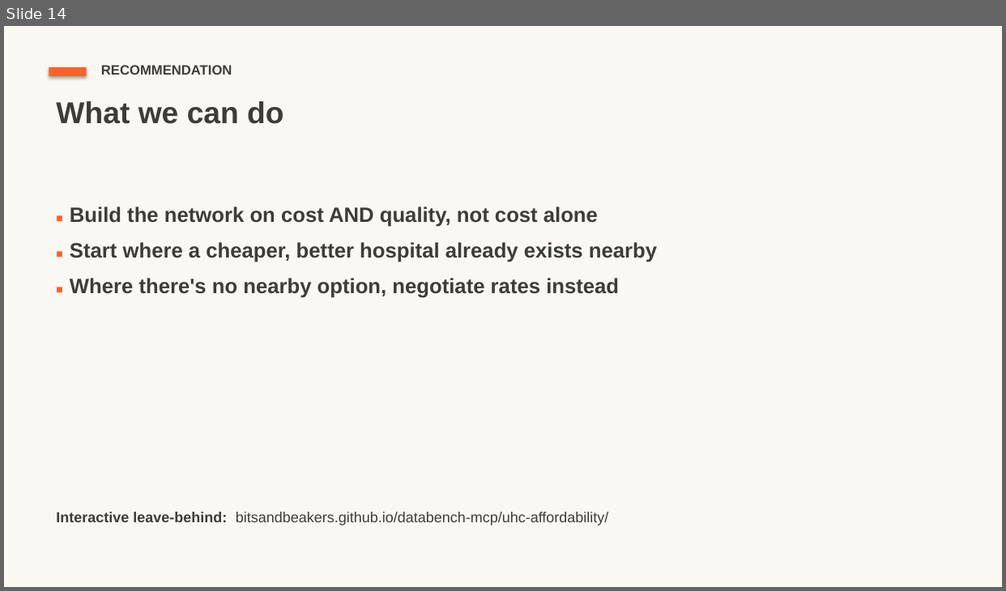
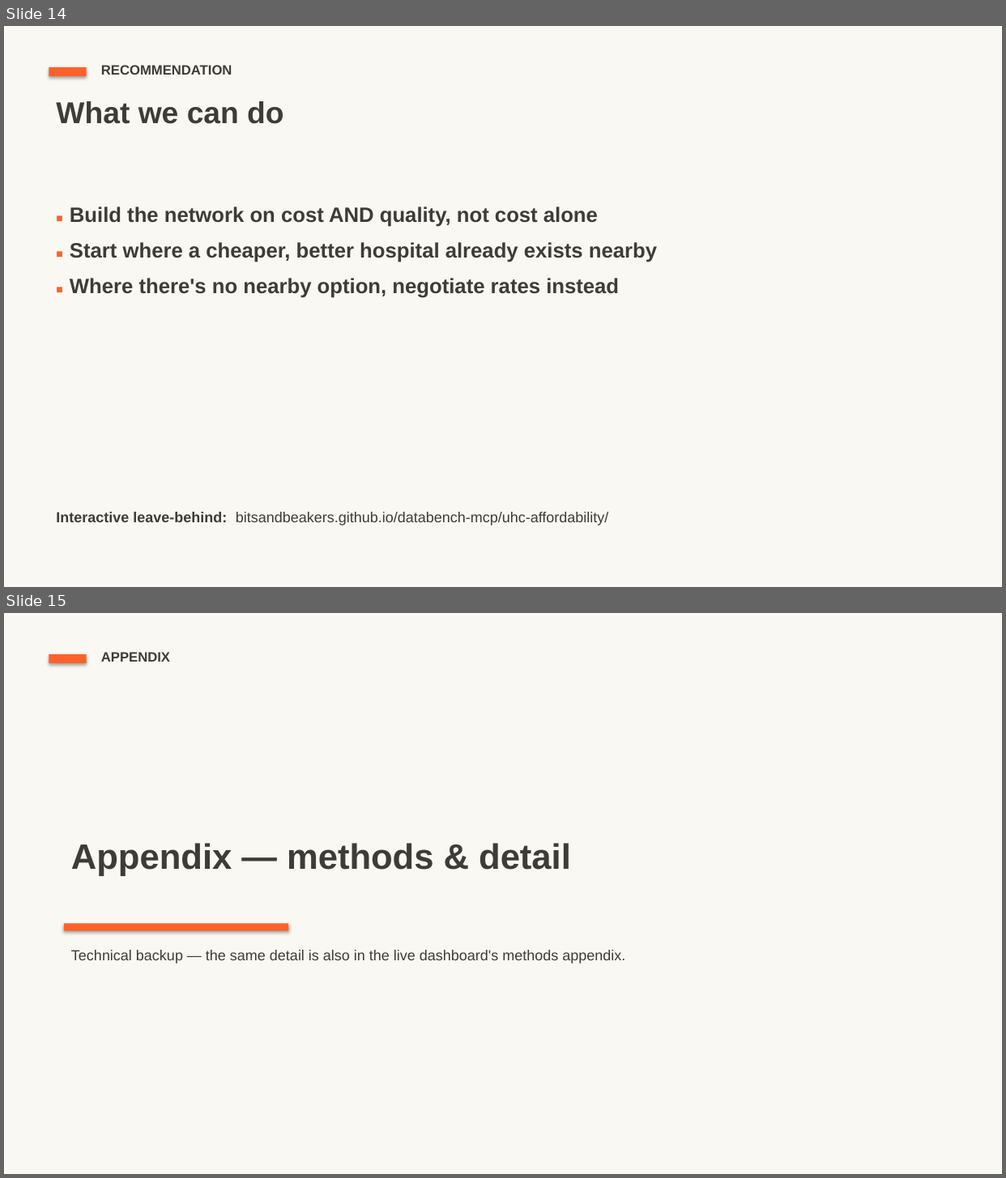
Before and after one commit to bitsandbeakers/databench-mcp, a slide deck: docs/slides/UHC_Affordability_Deck_readahead.pptx. Shown one above the other, each under a label of ours: slide 14 before the commit, slides 14 and 15 after it. The pictures are 1006x591 and 1006x1178 pixels, drawn with LibreOffice and Linux fonts; fonts in the diff are those of the drawing. Boxes give left, top, right and bottom in pixels: in the first picture for what was removed or moved away, otherwise in the second. Text is boxed around its words. In the diff, an @@ line names an element or a change of style, - is before the commit and + after.

```diff
--- a/docs/slides/UHC_Affordability_Deck_readahead.pptx
+++ b/docs/slides/UHC_Affordability_Deck_readahead.pptx
@@ slide 15 added at box(4, 613, 1002, 1174), background #FAF8F2 @@
@@ rectangle added at box(49, 654, 87, 663), fill #FF612B @@
@@ text added at box(101, 652, 170, 662), 13 pt, text #3D3C38, bold @@
+APPENDIX
@@ text added at box(71, 843, 571, 876), 34 pt, text #3D3C38, bold @@
+Appendix — methods & detail
@@ rectangle added at box(64, 924, 288, 931), fill #FF612B @@
@@ text added at box(71, 950, 625, 964), 14 pt, text #3D3C38 @@
+Technical backup — the same detail is also in the live dashboard's methods appendix.
```
Also in this commit, not shown: 1 slide changed, 6 other slides added.
